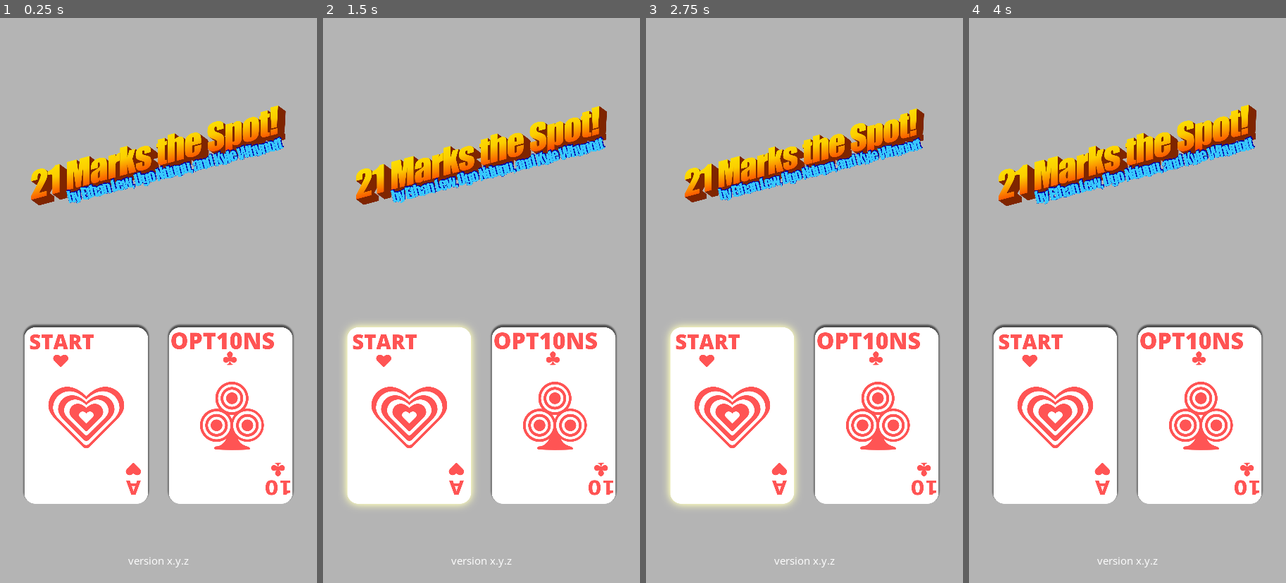
Above: before the commit, frames 1-4 (left to right).
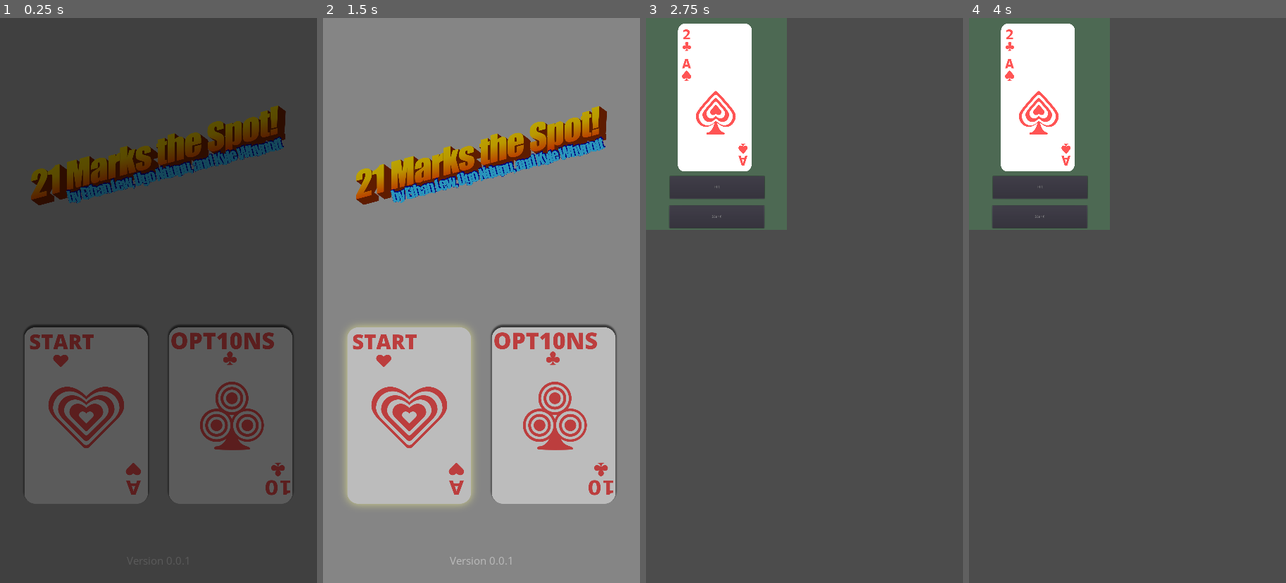
Above: after the commit, the same moments.

Repository: Kynot54/tic-tac-toe-21
Game: Godot game, scene res://Main.tscn
Two runs of this game, one before a commit and one after it. Both use one fixed random seed, a clock stepped at 60 frames per second and the inputs below. Before the commit the project starts from res://title.tscn.
Inputs (mouse positions are in pixels of both pictures, inside the frame that each line leads up to):
- Up to frame 1 (0.25 s): no input
- Up to frame 2 (1.5 s): click (554, 413) at 0.5 s; click (408, 413) at 1.25 s
- Up to frame 3 (2.75 s): click (731, 413) at 2 s
- Up to frame 4 (4 s): click (1038, 187) at 2.75 s, where only the run after the commit has a clickable "Hit"; click (1038, 215) at 3.5 s, where only the run after the commit has a clickable "Stand"

The runs differ from the first frame. In frame 1, 100% of the frame differs, in the area x 0-100%, y 0-100%; in frame 2, 100%; in frame 3, 100%; in frame 4, 100%.

Commit message:
Add SceneTransitionRect

Diff:
--- a/title.tscn
+++ b/Main.tscn
@@ -1,19 +1,20 @@
-[gd_scene load_steps=12 format=2]
-
-[ext_resource path="res://Assets/Images/logo-with-credit-subtitle.png" type="Texture" id=1]
-[ext_resource path="res://title.gd" type="Script" id=2]
-[ext_resource path="res://Assets/TitleTheme.tres" type="Theme" id=3]
-[ext_resource path="res://Assets/Images/options-card-glow.png" type="Texture" id=4]
-[ext_resource path="res://Assets/Images/start-card-shadow.png" type="Texture" id=5]
-[ext_resource path="res://Assets/Images/start-card-glow.png" type="Texture" id=6]
-[ext_resource path="res://Assets/Images/options-card-shadow.png" type="Texture" id=7]
+[gd_scene load_steps=13 format=2]
+
+[ext_resource path="res://Assets/TitleTheme.tres" type="Theme" id=1]
+[ext_resource path="res://Assets/Images/start-card-shadow.png" type="Texture" id=2]
+[ext_resource path="res://Assets/Images/start-card-glow.png" type="Texture" id=3]
+[ext_resource path="res://Assets/Images/options-card-shadow.png" type="Texture" id=4]
+[ext_resource path="res://title.gd" type="Script" id=5]
+[ext_resource path="res://Assets/Images/options-card-glow.png" type="Texture" id=6]
+[ext_resource path="res://Assets/Images/logo-with-credit-subtitle.png" type="Texture" id=7]
+[ext_resource path="res://SceneTransitionRect.tscn" type="PackedScene" id=8]
 
 [sub_resource type="Animation" id=1]
 resource_name = "LogoBounce"
 length = 2.0
 loop = true
 tracks/0/type = "value"
-tracks/0/path = NodePath("MainMenu/MarginContainer/MainMenuContainer/LogoMarginContainer:custom_constants/margin_right")
+tracks/0/path = NodePath("MarginContainer/MainMenuContainer/LogoMarginContainer:custom_constants/margin_right")
 tracks/0/interp = 2
 tracks/0/loop_wrap = true
 tracks/0/imported = false
@@ -25,7 +26,7 @@
 "values": [ 50, 100 ]
 }
 tracks/1/type = "value"
-tracks/1/path = NodePath("MainMenu/MarginContainer/MainMenuContainer/LogoMarginContainer:custom_constants/margin_left")
+tracks/1/path = NodePath("MarginContainer/MainMenuContainer/LogoMarginContainer:custom_constants/margin_left")
 tracks/1/interp = 2
 tracks/1/loop_wrap = true
 tracks/1/imported = false
@@ -37,7 +38,7 @@
 "values": [ 50, 100 ]
 }
 tracks/2/type = "value"
-tracks/2/path = NodePath("MainMenu/MarginContainer/MainMenuContainer/LogoMarginContainer:custom_constants/margin_top")
+tracks/2/path = NodePath("MarginContainer/MainMenuContainer/LogoMarginContainer:custom_constants/margin_top")
 tracks/2/interp = 2
 tracks/2/loop_wrap = true
 tracks/2/imported = false
@@ -49,7 +50,7 @@
 "values": [ 50, 100 ]
 }
 tracks/3/type = "value"
-tracks/3/path = NodePath("MainMenu/MarginContainer/MainMenuContainer/LogoMarginContainer:custom_constants/margin_bottom")
+tracks/3/path = NodePath("MarginContainer/MainMenuContainer/LogoMarginContainer:custom_constants/margin_bottom")
 tracks/3/interp = 2
 tracks/3/loop_wrap = true
 tracks/3/imported = false
@@ -119,23 +120,20 @@
 size = 36
 font_data = SubResource( 3 )
 
-[node name="Root" type="Node"]
-script = ExtResource( 2 )
+[node name="MainMenu" type="Node"]
+script = ExtResource( 5 )
+
+[node name="MainMenuAnimationPlayer" type="AnimationPlayer" parent="."]
+autoplay = "LogoBounce"
+anims/LogoBounce = SubResource( 1 )
+anims/RESET = SubResource( 2 )
 
 [node name="ColorRectBackground" type="ColorRect" parent="."]
 anchor_right = 1.0
 anchor_bottom = 1.0
 color = Color( 0.709804, 0.709804, 0.709804, 1 )
 
-[node name="MainMenu" type="CanvasLayer" parent="."]
-
-[node name="MainMenuAnimationPlayer" type="AnimationPlayer" parent="MainMenu"]
-root_node = NodePath("../..")
-autoplay = "LogoBounce"
-anims/LogoBounce = SubResource( 1 )
-anims/RESET = SubResource( 2 )
-
-[node name="MarginContainer" type="MarginContainer" parent="MainMenu"]
+[node name="MarginContainer" type="MarginContainer" parent="."]
 anchor_right = 1.0
 anchor_bottom = 1.0
 margin_left = 50.0
@@ -145,66 +143,70 @@
 size_flags_horizontal = 3
 size_flags_vertical = 3
 
-[node name="MainMenuContainer" type="VBoxContainer" parent="MainMenu/MarginContainer"]
+[node name="MainMenuContainer" type="VBoxContainer" parent="MarginContainer"]
 margin_right = 980.0
 margin_bottom = 1820.0
 size_flags_horizontal = 3
 custom_constants/separation = 50
 
-[node name="LogoMarginContainer" type="MarginContainer" parent="MainMenu/MarginContainer/MainMenuContainer"]
+[node name="LogoMarginContainer" type="MarginContainer" parent="MarginContainer/MainMenuContainer"]
 margin_right = 980.0
 margin_bottom = 835.0
 size_flags_horizontal = 3
 size_flags_vertical = 3
-custom_constants/margin_right = 0
-custom_constants/margin_top = 0
-custom_constants/margin_left = 0
-custom_constants/margin_bottom = 0
-
-[node name="Logo" type="TextureRect" parent="MainMenu/MarginContainer/MainMenuContainer/LogoMarginContainer"]
-margin_right = 980.0
-margin_bottom = 835.0
-size_flags_horizontal = 3
-size_flags_vertical = 3
-texture = ExtResource( 1 )
+custom_constants/margin_right = 67
+custom_constants/margin_top = 67
+custom_constants/margin_left = 67
+custom_constants/margin_bottom = 67
+
+[node name="Logo" type="TextureRect" parent="MarginContainer/MainMenuContainer/LogoMarginContainer"]
+margin_left = 67.0
+margin_top = 67.0
+margin_right = 913.0
+margin_bottom = 768.0
+size_flags_horizontal = 3
+size_flags_vertical = 3
+texture = ExtResource( 7 )
 expand = true
 stretch_mode = 6
 
-[node name="ButtonsHBox" type="HBoxContainer" parent="MainMenu/MarginContainer/MainMenuContainer"]
+[node name="ButtonsHBox" type="HBoxContainer" parent="MarginContainer/MainMenuContainer"]
 margin_top = 885.0
 margin_right = 980.0
 margin_bottom = 1720.0
 size_flags_vertical = 3
 
-[node name="StartButtonCard" type="TextureButton" parent="MainMenu/MarginContainer/MainMenuContainer/ButtonsHBox"]
+[node name="StartButtonCard" type="TextureButton" parent="MarginContainer/MainMenuContainer/ButtonsHBox"]
 margin_right = 488.0
 margin_bottom = 835.0
 size_flags_horizontal = 3
-texture_normal = ExtResource( 5 )
+texture_normal = ExtResource( 2 )
+texture_pressed = ExtResource( 3 )
+texture_hover = ExtResource( 3 )
+expand = true
+stretch_mode = 5
+
+[node name="OptionsButtonCard" type="TextureButton" parent="MarginContainer/MainMenuContainer/ButtonsHBox"]
+margin_left = 492.0
+margin_right = 980.0
+margin_bottom = 835.0
+size_flags_horizontal = 3
+texture_normal = ExtResource( 4 )
 texture_pressed = ExtResource( 6 )
 texture_hover = ExtResource( 6 )
 expand = true
 stretch_mode = 5
 
-[node name="OptionsButtonCard" type="TextureButton" parent="MainMenu/MarginContainer/MainMenuContainer/ButtonsHBox"]
-margin_left = 492.0
-margin_right = 980.0
-margin_bottom = 835.0
-size_flags_horizontal = 3
-texture_normal = ExtResource( 7 )
-texture_pressed = ExtResource( 4 )
-texture_hover = ExtResource( 4 )
-expand = true
-stretch_mode = 5
-
-[node name="Version Label" type="Label" parent="MainMenu/MarginContainer/MainMenuContainer"]
+[node name="Version Label" type="Label" parent="MarginContainer/MainMenuContainer"]
 margin_top = 1770.0
 margin_right = 980.0
 margin_bottom = 1820.0
-theme = ExtResource( 3 )
+theme = ExtResource( 1 )
 custom_fonts/font = SubResource( 4 )
 text = "version x.y.z"
 align = 1
 
-[connection signal="pressed" from="MainMenu/MarginContainer/MainMenuContainer/ButtonsHBox/StartButtonCard" to="." method="_on_StartButtonCard_pressed"]
-[connection signal="pressed" from="MainMenu/MarginContainer/MainMenuContainer/ButtonsHBox/OptionsButtonCard" to="." method="_on_OptionsButtonCard_pressed"]
+[node name="SceneTransitionRect" parent="." instance=ExtResource( 8 )]
+
+[connection signal="pressed" from="MarginContainer/MainMenuContainer/ButtonsHBox/StartButtonCard" to="." method="_on_StartButtonCard_pressed"]
+[connection signal="pressed" from="MarginContainer/MainMenuContainer/ButtonsHBox/OptionsButtonCard" to="." method="_on_OptionsButtonCard_pressed"]
--- /dev/null
+++ b/SceneTransitionRect.gd
@@ -0,0 +1,29 @@
+extends ColorRect
+
+# https://www.gdquest.com/tutorial/godot/2d/scene-transition-rect/
+
+# Path of the scene to transition to
+export(String, FILE, "*.tscn") var next_scene_path
+
+# Reference to the AnimationPlayer node
+onready var _anim_player := $AnimationPlayer
+
+# Called when the node enters the scene tree for the first time.
+func _ready():
+	_anim_player.play_backwards("Fade")
+
+
+# Called every frame. 'delta' is the elapsed time since the previous frame.
+#func _process(delta):
+#	pass
+
+
+func transition_to(_next_scene := next_scene_path):
+	# fade to black
+	_anim_player.play("Fade")
+
+	# await animation finished
+	yield(_anim_player, "animation_finished")
+
+	# Change to the selected scene
+	get_tree().change_scene(_next_scene)
--- /dev/null
+++ b/SceneTransitionRect.tscn
@@ -0,0 +1,46 @@
+[gd_scene load_steps=4 format=2]
+
+[ext_resource path="res://SceneTransitionRect.gd" type="Script" id=1]
+
+[sub_resource type="Animation" id=1]
+resource_name = "Fade"
+length = 0.7
+tracks/0/type = "value"
+tracks/0/path = NodePath(".:modulate")
+tracks/0/interp = 1
+tracks/0/loop_wrap = true
+tracks/0/imported = false
+tracks/0/enabled = true
+tracks/0/keys = {
+"times": PoolRealArray( 0, 0.7 ),
+"transitions": PoolRealArray( 1, 1 ),
+"update": 0,
+"values": [ Color( 1, 1, 1, 0 ), Color( 1, 1, 1, 1 ) ]
+}
+
+[sub_resource type="Animation" id=2]
+length = 0.001
+tracks/0/type = "value"
+tracks/0/path = NodePath(".:modulate")
+tracks/0/interp = 1
+tracks/0/loop_wrap = true
+tracks/0/imported = false
+tracks/0/enabled = true
+tracks/0/keys = {
+"times": PoolRealArray( 0 ),
+"transitions": PoolRealArray( 1 ),
+"update": 0,
+"values": [ Color( 1, 1, 1, 0 ) ]
+}
+
+[node name="SceneTransitionRect" type="ColorRect"]
+modulate = Color( 1, 1, 1, 0 )
+anchor_right = 1.0
+anchor_bottom = 1.0
+mouse_filter = 2
+color = Color( 0, 0, 0, 1 )
+script = ExtResource( 1 )
+
+[node name="AnimationPlayer" type="AnimationPlayer" parent="."]
+anims/Fade = SubResource( 1 )
+anims/RESET = SubResource( 2 )
--- /dev/null
+++ b/TwentyOne.gd
@@ -0,0 +1,17 @@
+extends Node
+
+
+# Declare member variables here. Examples:
+# var a = 2
+# var b = "text"
+onready var _transition_rect := $SceneTransitionRect
+
+
+# Called when the node enters the scene tree for the first time.
+func _ready():
+	pass # Replace with function body.
+
+
+# Called every frame. 'delta' is the elapsed time since the previous frame.
+#func _process(delta):
+#	pass
--- a/TwentyOne.tscn
+++ b/TwentyOne.tscn
@@ -1,9 +1,12 @@
-[gd_scene load_steps=3 format=2]
+[gd_scene load_steps=5 format=2]
 
 [ext_resource path="res://Cards/Clovers_2_white.png" type="Texture" id=1]
 [ext_resource path="res://Cards/Pikes_A_white.png" type="Texture" id=2]
+[ext_resource path="res://SceneTransitionRect.tscn" type="PackedScene" id=3]
+[ext_resource path="res://TwentyOne.gd" type="Script" id=4]
 
 [node name="TwentyOne" type="Node"]
+script = ExtResource( 4 )
 
 [node name="ColorRect" type="ColorRect" parent="."]
 margin_right = 480.0
@@ -46,3 +49,5 @@
 position = Vector2( 235, 221 )
 scale = Vector2( 0.385114, 0.433871 )
 texture = ExtResource( 1 )
+
+[node name="SceneTransitionRect" parent="." instance=ExtResource( 3 )]
--- a/project.godot
+++ b/project.godot
@@ -11,7 +11,7 @@
 [application]
 
 config/name="tic-tac-toe-21"
-run/main_scene="res://title.tscn"
+run/main_scene="res://Main.tscn"
 
 [display]
 
--- a/title.gd
+++ b/title.gd
@@ -4,12 +4,12 @@
 
 # app semver
 var version = "0.0.1"
+onready var _transition_rect := $SceneTransitionRect
 
 
 # Called when the node enters the scene tree for the first time.
 func _ready():
-	#$"MarginContainer/MainMenuContainer/Version Label".text = "Version %s" % version
-	pass
+	$"MarginContainer/MainMenuContainer/Version Label".text = "Version %s" % version
 
 
 # Called every frame. 'delta' is the elapsed time since the previous frame.
@@ -18,7 +18,7 @@
 
 
 func _on_StartButtonCard_pressed():
-	OS.alert("Start Button Pressed", "_on_StartButtonCard_pressed()")
+	_transition_rect.transition_to("res://TwentyOne.tscn")
 
 
 func _on_OptionsButtonCard_pressed():
